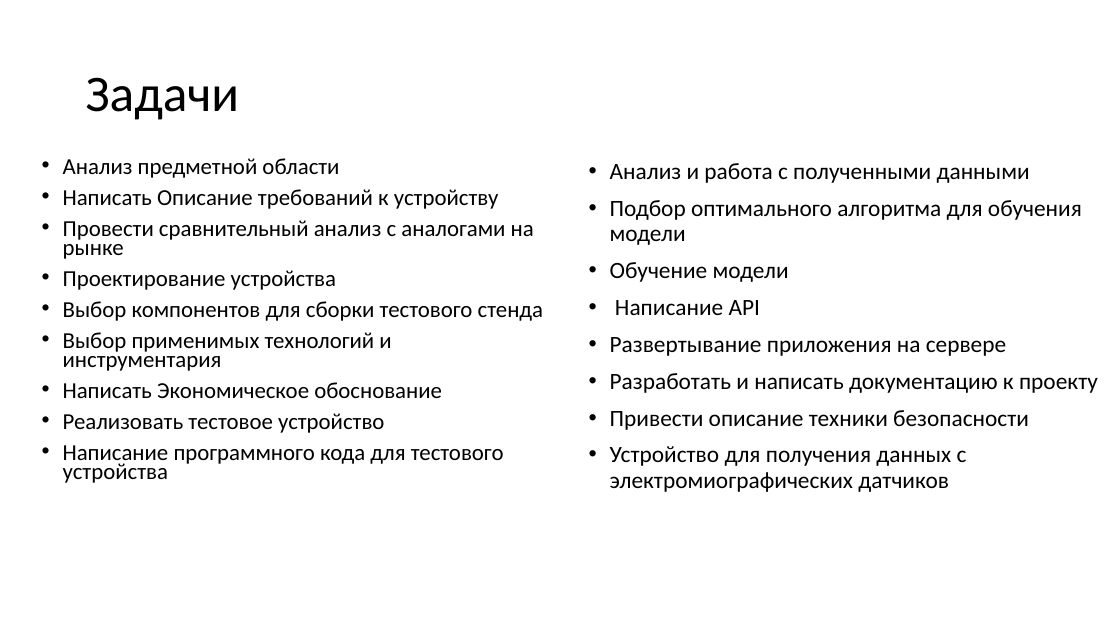
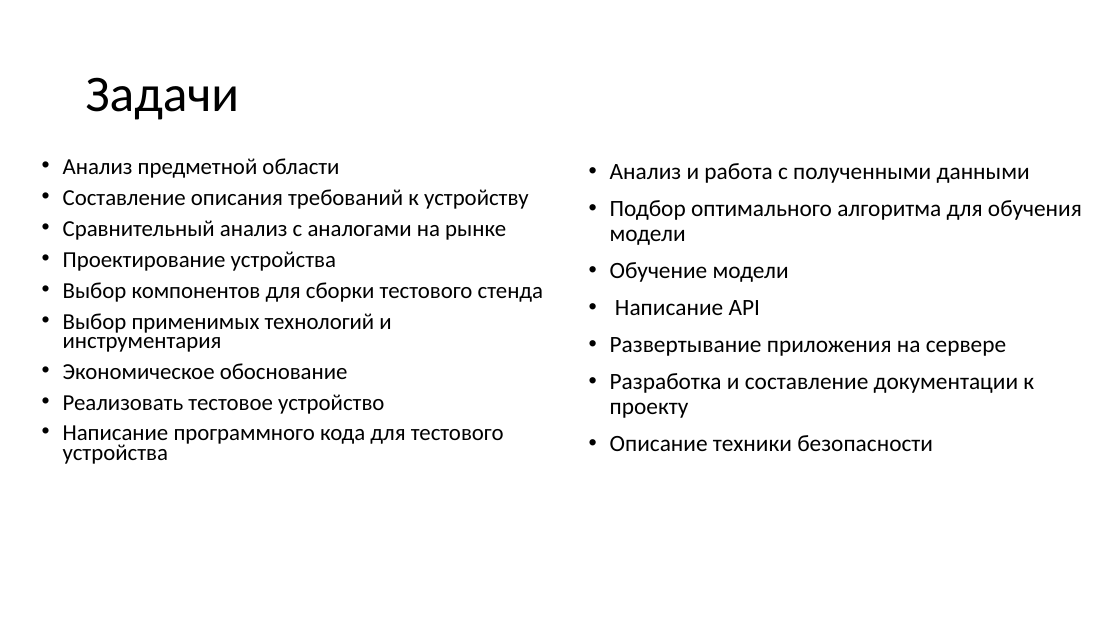
Before and after one commit to pepellsd/diplom, a slide deck: slide 4 of presentation.pptx. Drawn at 1120x630 pixels with LibreOffice and Linux fonts; fonts in the diff are those of the drawing. Boxes give left, top, right and bottom in pixels: in the first picture for what was removed or moved away, otherwise in the second. Text is boxed around its words. In the diff, an @@ line names an element or a change of style, - is before the commit and + after.

```diff
--- a/presentation.pptx
+++ b/presentation.pptx
@@ text at <box>63,189,529,240</box>: text changed @@
-• Написать Описание требований к устройству
-• Провести сравнительный анализ с аналогами на рынке
+• Составление описания требований к устройству
+• Сравнительный анализ с аналогами на рынке
@@ text at <box>63,363,348,379</box>: text changed @@
-• Написать Экономическое обоснование
+• Экономическое обоснование
@@ text at <box>610,373,1034,451</box>: text changed @@
-• Разработать и написать документацию к проекту
-• Привести описание техники безопасности
-• Устройство для получения данных с электромиографических датчиков
+• Разработка и составление документации к проекту
+• Описание техники безопасности
```
Also in this commit, not shown: 2 other slides changed, 2 other files.
